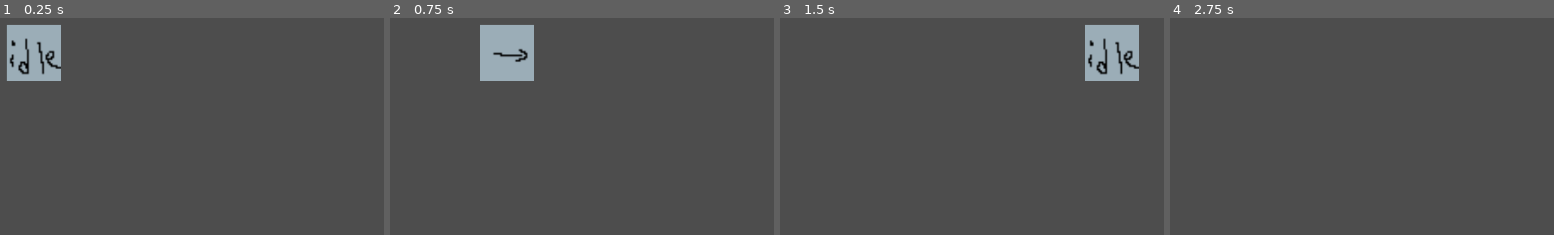
Above: before the commit, frames 1-4 (left to right).
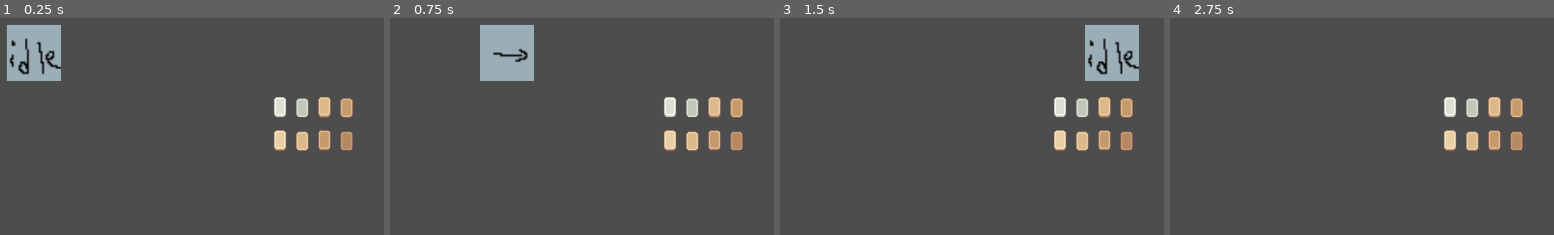
Above: after the commit, the same moments.

Repository: xern0/SleepyShrimpStudios-ChemicalCleanse
Game: Godot game, scene res://world.tscn
The game is run twice, just before and just after one commit, with the same random seed, the same clock (stepped at 60 frames per second) and the same inputs. This scene is started directly instead of the project's main scene. The engine's default icon, where the game draws it, is replaced by a stand-in: a white triangle on a blue panel in a dark square.
Inputs (mouse positions are % of the whole screen's width and height, from its top left):
- Up to frame 1 (0.25 s): no input
- Up to frame 2 (0.75 s): tap Enter at 0.5 s; move the mouse to (71, 43) at 0.52 s; hold D (right) from 0.53 s (still down); hold E (interact) from 0.53 s (still down); click (71, 43) at 0.67 s
- Up to frame 3 (1.5 s): release D (right) at 1.25 s; release E (interact) at 1.25 s; drag from (27, 54) to (73, 38) at 1.27 s
- Up to frame 4 (2.75 s): tap Space (roll) at 2, 2.1 s; move the mouse to (58, 26) at 2.02 s; hold D (right) from 2.03 s (still down); hold E (interact) from 2.03 s (still down); click (58, 26) at 2.17 s
The pictures show only the part of the screen within x 0-50%, y 0-50%; the shares and areas given below are measured in that part.

The runs differ from the first frame. In frame 1, 2.4% of the frame differs, in the area x 71-92%, y 36-62%; in frame 2, 2.4%; in frame 3, 2.4%; in frame 4, 2.4%.

Commit message:
can see while press adn made a temp spray bopttoel

Diff:
--- a/chemical-cleanse/inv_ui_slots.gd
+++ b/chemical-cleanse/inv_ui_slots.gd
@@ -20,7 +20,7 @@
 	if event is InputEventMouseButton:
 		if event.pressed and event.button_index == MOUSE_BUTTON_LEFT:
 			if inv.slots[my_index].item != null:
-				item_visual.visible = false
+				#item_visual.visible = false
 				is_dragging = false
 		if !event.pressed and event.button_index == MOUSE_BUTTON_LEFT:
 			if !is_dragging:
@@ -30,6 +30,9 @@
 	if inv.slots[my_index].item == null:
 		return null
 	is_dragging = true
+	#only make the item insivisble while dragging
+	item_visual.visible = false
+
 	var preview = TextureRect.new()
 	preview.texture = inv.slots[my_index].item.texture
 	preview.size = Vector2(32, 32)
--- /dev/null
+++ b/chemical-cleanse/tempspraybottle.gd
@@ -0,0 +1,20 @@
+extends Area2D
+
+@onready var interactable: Area2D = $Interactable
+@onready var sprite_2d: Sprite2D = $Sprite2D
+
+func _ready() -> void:
+	interactable.Interact = _on_interact
+
+func _on_interact():
+	if sprite_2d.frame == 0:
+		sprite_2d.frame = 1
+		interactable.is_Interactable = false
+		print("Gained a spray")
+		var inv = preload("res://assets/Items/playerinv.tres")
+		var item = preload("res://assets/Items/bottle.tres")
+		inv.insert(item)
+		queue_free()
+
+var is_interactable := true
+var interact_name := "E"
--- /dev/null
+++ b/chemical-cleanse/tempspraybottle.tscn
@@ -0,0 +1,30 @@
+[gd_scene load_steps=6 format=3 uid="uid://bvb0yrfn5utel"]
+
+[ext_resource type="Script" uid="uid://dllkmfagfaf6e" path="res://tempspraybottle.gd" id="1_ehw7s"]
+[ext_resource type="Texture2D" uid="uid://dowki1o4601ic" path="res://assets/Sprite sheets/buttons/Square Buttons 19x26.png" id="2_l5hxp"]
+[ext_resource type="PackedScene" uid="uid://dewybrib37atw" path="res://interactable.tscn" id="3_584cb"]
+
+[sub_resource type="RectangleShape2D" id="RectangleShape2D_ehw7s"]
+size = Vector2(115, 76)
+
+[sub_resource type="CircleShape2D" id="CircleShape2D_l5hxp"]
+radius = 81.154175
+
+[node name="tempspraybottle" type="Area2D"]
+position = Vector2(228, 136)
+collision_layer = 2
+script = ExtResource("1_ehw7s")
+
+[node name="Sprite2D" type="Sprite2D" parent="."]
+texture = ExtResource("2_l5hxp")
+
+[node name="CollisionShape2D" type="CollisionShape2D" parent="."]
+position = Vector2(-0.5, 0)
+shape = SubResource("RectangleShape2D_ehw7s")
+
+[node name="Interactable" parent="." instance=ExtResource("3_584cb")]
+
+[node name="CollisionShape2D" type="CollisionShape2D" parent="Interactable"]
+shape = SubResource("CircleShape2D_l5hxp")
+
+[connection signal="area_entered" from="." to="." method="_on_area_entered"]
--- a/chemical-cleanse/world.tscn
+++ b/chemical-cleanse/world.tscn
@@ -1,10 +1,11 @@
-[gd_scene load_steps=6 format=3 uid="uid://bq85y4obpv0x"]
+[gd_scene load_steps=7 format=3 uid="uid://bq85y4obpv0x"]
 
 [ext_resource type="PackedScene" uid="uid://cyxnni35dh6b" path="res://fred.tscn" id="1_fj7yv"]
 [ext_resource type="Script" uid="uid://cddyr5w7850h6" path="res://world.gd" id="1_tlwt5"]
 [ext_resource type="PackedScene" uid="uid://cv15lqh043voh" path="res://bottle.tscn" id="2_tlwt5"]
 [ext_resource type="PackedScene" uid="uid://cwesb0shpcytr" path="res://pausescreen.tscn" id="4_aqk2v"]
 [ext_resource type="Script" uid="uid://cpx52eiswp2gn" path="res://hand.gd" id="5_036b0"]
+[ext_resource type="PackedScene" uid="uid://bvb0yrfn5utel" path="res://tempspraybottle.tscn" id="6_dwbse"]
 
 [node name="World" type="Node2D"]
 script = ExtResource("1_tlwt5")
@@ -32,3 +33,6 @@
 script = ExtResource("5_036b0")
 
 [node name="Item_icon" type="Sprite2D" parent="hand"]
+
+[node name="tempspraybottle" parent="." instance=ExtResource("6_dwbse")]
+position = Vector2(495, 173)
Not shown, added: chemical-cleanse/tempspraybottle.gd.uid
